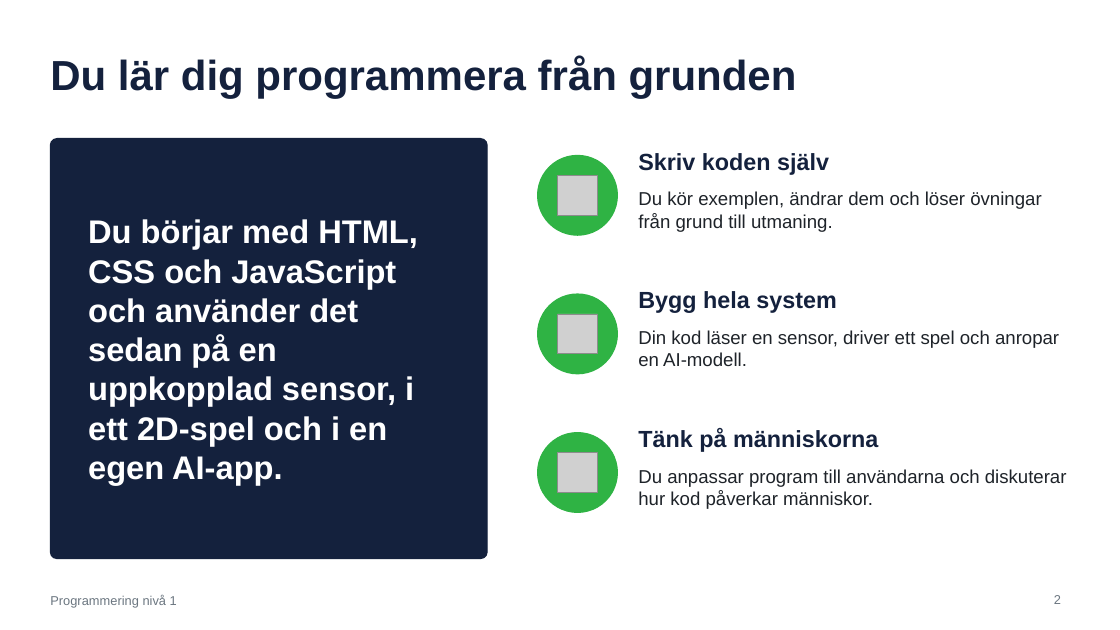
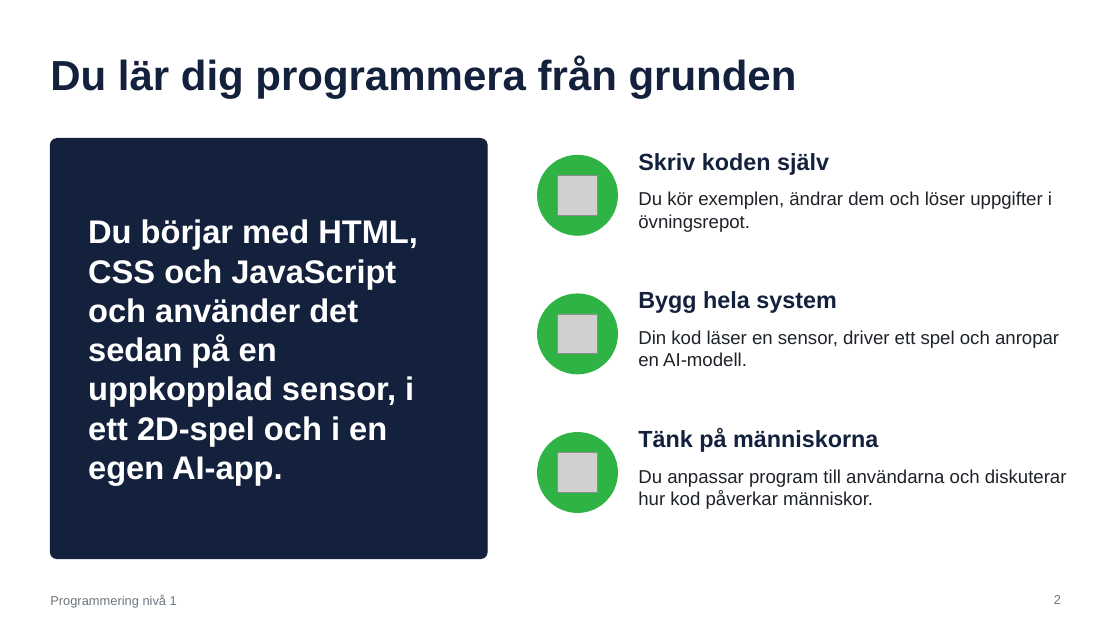
Before and after one commit to abbindustrigymnasium/programmering1-kursbok, a slide deck: slide 2 of Programmering 1 - Kurspresentation.pptx. Drawn at 1120x630 pixels with LibreOffice and Linux fonts; fonts in the diff are those of the drawing; grey boxes stand for pictures. Boxes give left, top, right and bottom in pixels: in the first picture for what was removed or moved away, otherwise in the second. Text is boxed around its words. In the diff, an @@ line names an element or a change of style, - is before the commit and + after.

```diff
--- a/Programmering 1 - Kurspresentation.pptx
+++ b/Programmering 1 - Kurspresentation.pptx
@@ text at (638,191,1052,232): text changed @@
-Du kör exemplen, ändrar dem och löser övningar från grund till utmaning.
+Du kör exemplen, ändrar dem och löser uppgifter i övningsrepot.
```
Also in this commit, not shown: 1 other slide changed, 11 other files.
